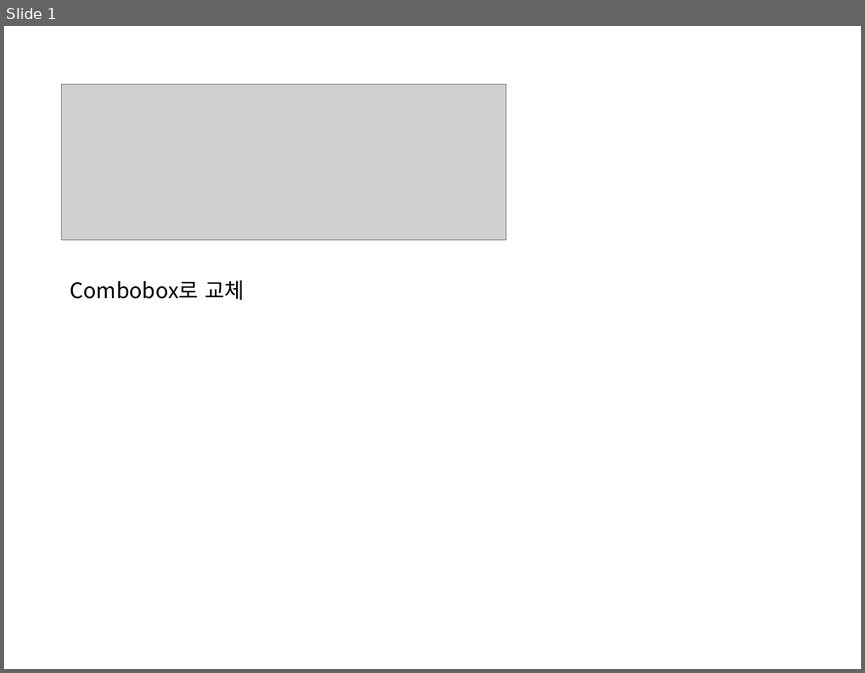
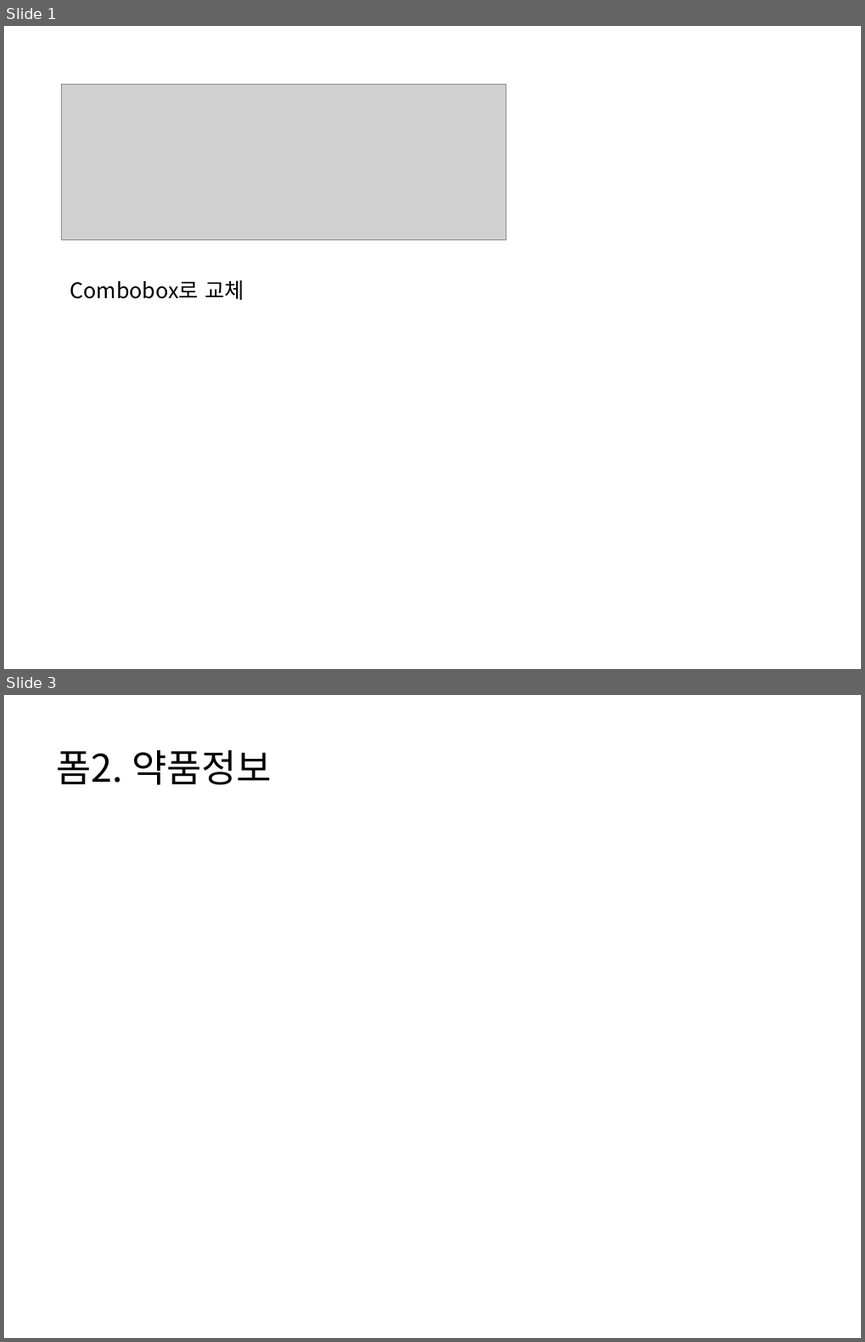
Before and after one commit to jhy0409/teamPrj, a slide deck: PPT_수정내용 210420.pptx. Shown one above the other, each under a label of ours: slide 1 before the commit, slides 1 and 3 after it; the slides between them are not shown. The pictures are 865x673 and 865x1342 pixels, drawn with LibreOffice and Linux fonts; fonts in the diff are those of the drawing; grey boxes stand for pictures. Boxes give left, top, right and bottom in pixels: in the first picture for what was removed or moved away, otherwise in the second. Text is boxed around its words. In the diff, an @@ line names an element or a change of style, - is before the commit and + after.

```diff
--- a/PPT_수정내용 210420.pptx
+++ b/PPT_수정내용 210420.pptx
@@ slide 3 added at (4,695,861,1338), background #FFFFFF @@
@@ text added at (56,750,272,785), 32 pt, text #000000 @@
+폼2. 약품정보
```
Also in this commit, not shown: 2 other slides added, 1 other file.
